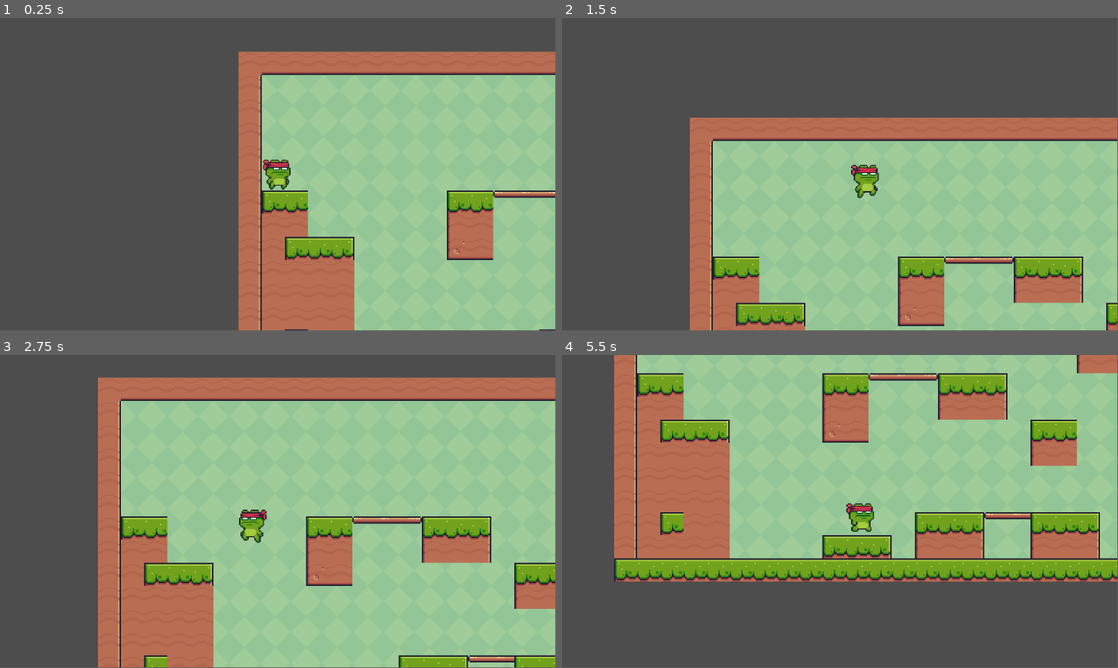
Above: before the commit, frames 1-4 (two rows, left to right).
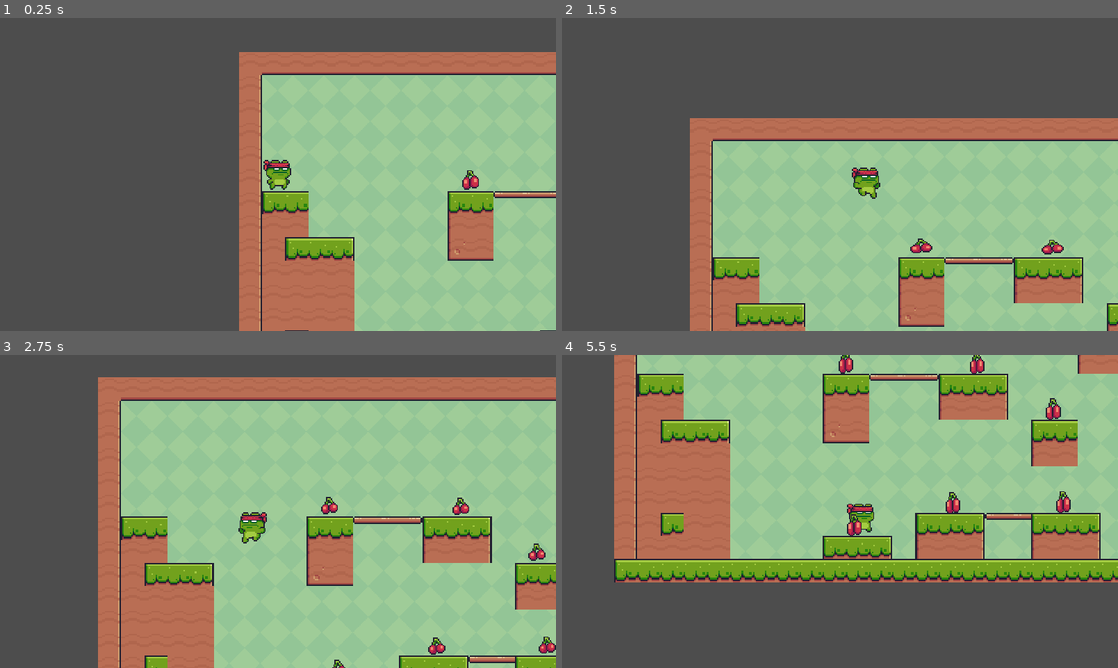
Above: after the commit, the same moments.

Repository: aatansen/2D-Game-Using-Godot-4-Game-Engine
Game: Godot game, scene res://main.tscn
Two runs of this game, one before a commit and one after it. Both use one fixed random seed, a clock stepped at 60 frames per second and the inputs below.
Inputs:
- Up to frame 1 (0.25 s): no input
- Up to frame 2 (1.5 s): hold D (right) from 0.53 s (still down); tap Space (jump) at 0.77 s
- Up to frame 3 (2.75 s): tap Space (jump) at 1.52 s; release D (right) at 2.03 s; hold Left (left) from 2.03 s (still down)
- Up to frame 4 (5.5 s): release Left (left) at 2.78 s; hold D (right) 2.78-4.28 s; tap Space (jump) at 3.02, 3.77, 4.52 s; hold Left (left) 4.28-5.03 s; hold D (right) from 5.03 s (still down)
The window is 799x449 before the commit and 800x450 after it. Grey fills any space a smaller window leaves; there, only what the larger window draws over its background counts as a difference.

The runs differ from the first frame. In frame 1, 2.1% of the frame differs, in the area x 0-100%, y 0-100%; in frame 2, 2.5%; in frame 3, 2.5%; in frame 4, 5.7%, in the area x 9-100%, y 0-73%.

Commit message:
Collectable, Falling, Window full screen added

Diff:
--- a/main.tscn
+++ b/main.tscn
@@ -1,8 +1,9 @@
-[gd_scene load_steps=6 format=4 uid="uid://cl5jn6l5j3sm7"]
+[gd_scene load_steps=7 format=4 uid="uid://cl5jn6l5j3sm7"]
 
 [ext_resource type="Texture2D" uid="uid://cic5wq368pxth" path="res://Green.png" id="1_fvlc5"]
 [ext_resource type="Texture2D" uid="uid://bo5g4mdth4r4n" path="res://Terrain (16x16).png" id="2_4lyny"]
 [ext_resource type="PackedScene" uid="uid://cyj6xh3uonqyg" path="res://scenes/main_character.tscn" id="3_8gmof"]
+[ext_resource type="PackedScene" uid="uid://2sb5yocutbej" path="res://scenes/collectable.tscn" id="4_3cxw6"]
 
 [sub_resource type="TileSetAtlasSource" id="TileSetAtlasSource_yik4t"]
 texture = ExtResource("2_4lyny")
@@ -175,11 +176,8 @@
 
 [node name="TextureRect" type="TextureRect" parent="."]
 texture_filter = 1
-anchors_preset = 15
-anchor_right = 1.0
-anchor_bottom = 1.0
-grow_horizontal = 2
-grow_vertical = 2
+offset_right = 1166.0
+offset_bottom = 644.0
 texture = ExtResource("1_fvlc5")
 stretch_mode = 1
 
@@ -195,3 +193,27 @@
 [node name="Camera2D" type="Camera2D" parent="CharacterBody2D"]
 position = Vector2(24, 30)
 position_smoothing_enabled = true
+
+[node name="collectable" parent="." instance=ExtResource("4_3cxw6")]
+position = Vector2(432, 217)
+
+[node name="collectable2" parent="." instance=ExtResource("4_3cxw6")]
+position = Vector2(450, 554)
+
+[node name="collectable3" parent="." instance=ExtResource("4_3cxw6")]
+position = Vector2(654, 508)
+
+[node name="collectable4" parent="." instance=ExtResource("4_3cxw6")]
+position = Vector2(984, 123)
+
+[node name="collectable5" parent="." instance=ExtResource("4_3cxw6")]
+position = Vector2(1079, 461)
+
+[node name="collectable6" parent="." instance=ExtResource("4_3cxw6")]
+position = Vector2(883, 506)
+
+[node name="collectable7" parent="." instance=ExtResource("4_3cxw6")]
+position = Vector2(704, 219)
+
+[node name="collectable8" parent="." instance=ExtResource("4_3cxw6")]
+position = Vector2(862, 314)
--- a/project.godot
+++ b/project.godot
@@ -14,6 +14,11 @@
 run/main_scene="res://main.tscn"
 config/features=PackedStringArray("4.3", "Mobile")
 config/icon="res://icon.svg"
+
+[display]
+
+window/stretch/mode="canvas_items"
+window/stretch/aspect="expand"
 
 [input]
 
--- /dev/null
+++ b/scenes/collectable.tscn
@@ -0,0 +1,147 @@
+[gd_scene load_steps=21 format=3 uid="uid://2sb5yocutbej"]
+
+[ext_resource type="Texture2D" uid="uid://7cvs2r2ohu7w" path="res://Cherries.png" id="1_54j04"]
+
+[sub_resource type="AtlasTexture" id="AtlasTexture_c0gyn"]
+atlas = ExtResource("1_54j04")
+region = Rect2(0, 0, 32, 32)
+
+[sub_resource type="AtlasTexture" id="AtlasTexture_edjgb"]
+atlas = ExtResource("1_54j04")
+region = Rect2(32, 0, 32, 32)
+
+[sub_resource type="AtlasTexture" id="AtlasTexture_703qo"]
+atlas = ExtResource("1_54j04")
+region = Rect2(64, 0, 32, 32)
+
+[sub_resource type="AtlasTexture" id="AtlasTexture_4mi1w"]
+atlas = ExtResource("1_54j04")
+region = Rect2(96, 0, 32, 32)
+
+[sub_resource type="AtlasTexture" id="AtlasTexture_04aio"]
+atlas = ExtResource("1_54j04")
+region = Rect2(128, 0, 32, 32)
+
+[sub_resource type="AtlasTexture" id="AtlasTexture_7kkgm"]
+atlas = ExtResource("1_54j04")
+region = Rect2(160, 0, 32, 32)
+
+[sub_resource type="AtlasTexture" id="AtlasTexture_c5cms"]
+atlas = ExtResource("1_54j04")
+region = Rect2(192, 0, 32, 32)
+
+[sub_resource type="AtlasTexture" id="AtlasTexture_swcb1"]
+atlas = ExtResource("1_54j04")
+region = Rect2(224, 0, 32, 32)
+
+[sub_resource type="AtlasTexture" id="AtlasTexture_7owgr"]
+atlas = ExtResource("1_54j04")
+region = Rect2(256, 0, 32, 32)
+
+[sub_resource type="AtlasTexture" id="AtlasTexture_6ceb4"]
+atlas = ExtResource("1_54j04")
+region = Rect2(288, 0, 32, 32)
+
+[sub_resource type="AtlasTexture" id="AtlasTexture_hebwk"]
+atlas = ExtResource("1_54j04")
+region = Rect2(320, 0, 32, 32)
+
+[sub_resource type="AtlasTexture" id="AtlasTexture_580tp"]
+atlas = ExtResource("1_54j04")
+region = Rect2(352, 0, 32, 32)
+
+[sub_resource type="AtlasTexture" id="AtlasTexture_ttgee"]
+atlas = ExtResource("1_54j04")
+region = Rect2(384, 0, 32, 32)
+
+[sub_resource type="AtlasTexture" id="AtlasTexture_07n0q"]
+atlas = ExtResource("1_54j04")
+region = Rect2(416, 0, 32, 32)
+
+[sub_resource type="AtlasTexture" id="AtlasTexture_6pug2"]
+atlas = ExtResource("1_54j04")
+region = Rect2(448, 0, 32, 32)
+
+[sub_resource type="AtlasTexture" id="AtlasTexture_1ahdo"]
+atlas = ExtResource("1_54j04")
+region = Rect2(480, 0, 32, 32)
+
+[sub_resource type="AtlasTexture" id="AtlasTexture_5xbto"]
+atlas = ExtResource("1_54j04")
+region = Rect2(512, 0, 32, 32)
+
+[sub_resource type="SpriteFrames" id="SpriteFrames_btceh"]
+animations = [{
+"frames": [{
+"duration": 1.0,
+"texture": SubResource("AtlasTexture_c0gyn")
+}, {
+"duration": 1.0,
+"texture": SubResource("AtlasTexture_edjgb")
+}, {
+"duration": 1.0,
+"texture": SubResource("AtlasTexture_703qo")
+}, {
+"duration": 1.0,
+"texture": SubResource("AtlasTexture_4mi1w")
+}, {
+"duration": 1.0,
+"texture": SubResource("AtlasTexture_04aio")
+}, {
+"duration": 1.0,
+"texture": SubResource("AtlasTexture_7kkgm")
+}, {
+"duration": 1.0,
+"texture": SubResource("AtlasTexture_c5cms")
+}, {
+"duration": 1.0,
+"texture": SubResource("AtlasTexture_swcb1")
+}, {
+"duration": 1.0,
+"texture": SubResource("AtlasTexture_7owgr")
+}, {
+"duration": 1.0,
+"texture": SubResource("AtlasTexture_6ceb4")
+}, {
+"duration": 1.0,
+"texture": SubResource("AtlasTexture_hebwk")
+}, {
+"duration": 1.0,
+"texture": SubResource("AtlasTexture_580tp")
+}, {
+"duration": 1.0,
+"texture": SubResource("AtlasTexture_ttgee")
+}, {
+"duration": 1.0,
+"texture": SubResource("AtlasTexture_07n0q")
+}, {
+"duration": 1.0,
+"texture": SubResource("AtlasTexture_6pug2")
+}, {
+"duration": 1.0,
+"texture": SubResource("AtlasTexture_1ahdo")
+}, {
+"duration": 1.0,
+"texture": SubResource("AtlasTexture_5xbto")
+}],
+"loop": true,
+"name": &"cherry",
+"speed": 20.0
+}]
+
+[sub_resource type="CircleShape2D" id="CircleShape2D_qyi03"]
+radius = 21.0
+
+[node name="collectable" type="Area2D"]
+position = Vector2(74, 46)
+
+[node name="AnimatedSprite2D" type="AnimatedSprite2D" parent="."]
+texture_filter = 1
+position = Vector2(0, -2.86102e-06)
+scale = Vector2(2.53125, 2.53125)
+sprite_frames = SubResource("SpriteFrames_btceh")
+animation = &"cherry"
+autoplay = "cherry"
+
+[node name="CollisionShape2D" type="CollisionShape2D" parent="."]
+shape = SubResource("CircleShape2D_qyi03")
--- a/scenes/main_character.gd
+++ b/scenes/main_character.gd
@@ -16,7 +16,8 @@
 	if not is_on_floor():
 		velocity += get_gravity() * delta
 		animated_sprite_2d.animation="jumping"
-
+		if velocity.y>0:
+			animated_sprite_2d.animation="fall"
 	# Handle jump.
 	if Input.is_action_just_pressed("jump") and is_on_floor():
 		velocity.y = JUMP_VELOCITY
--- a/scenes/main_character.tscn
+++ b/scenes/main_character.tscn
@@ -1,8 +1,9 @@
-[gd_scene load_steps=30 format=3 uid="uid://cyj6xh3uonqyg"]
+[gd_scene load_steps=31 format=3 uid="uid://cyj6xh3uonqyg"]
 
 [ext_resource type="Texture2D" uid="uid://dfphvc0iugly2" path="res://Jump (32x32).png" id="1_2sixm"]
 [ext_resource type="Script" path="res://scenes/main_character.gd" id="1_f6e3j"]
 [ext_resource type="Texture2D" uid="uid://d3byet8nrsur2" path="res://Idle (32x32).png" id="2_dfxtg"]
+[ext_resource type="Texture2D" uid="uid://gqksx0wy1na5" path="res://Fall (32x32).png" id="3_tfdki"]
 [ext_resource type="Texture2D" uid="uid://byi7quyt52ctm" path="res://Run (32x32).png" id="4_gex1e"]
 
 [sub_resource type="AtlasTexture" id="AtlasTexture_5xhgg"]
@@ -136,6 +137,14 @@
 "loop": true,
 "name": &"default_idle",
 "speed": 15.0
+}, {
+"frames": [{
+"duration": 1.0,
+"texture": ExtResource("3_tfdki")
+}],
+"loop": true,
+"name": &"fall",
+"speed": 5.0
 }, {
 "frames": [{
 "duration": 1.0,
@@ -199,7 +208,7 @@
 position = Vector2(23.5, 23.5)
 scale = Vector2(2.46875, 2.46875)
 sprite_frames = SubResource("SpriteFrames_i088h")
-animation = &"default_idle"
+animation = &"fall"
 autoplay = "default_idle"
 
 [node name="CollisionShape2D" type="CollisionShape2D" parent="."]
Binary file added: Cherries.png
Not shown, added: Cherries.png.import
Binary file added: Fall (32x32).png
Not shown, added: Fall (32x32).png.import
Not shown, changed: README.md
